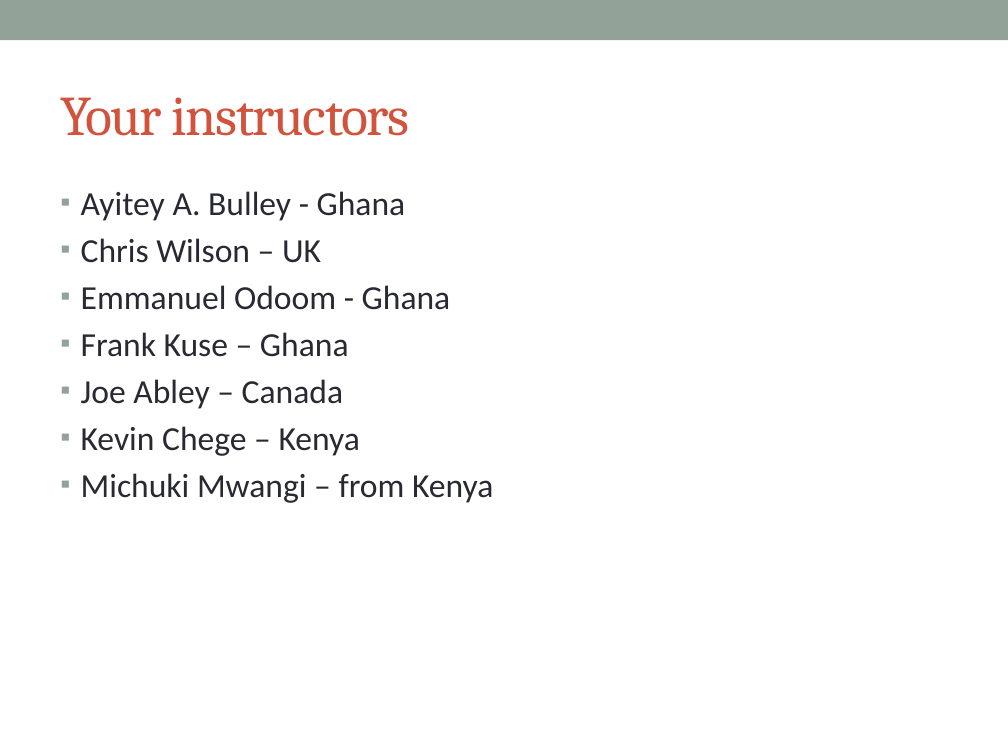
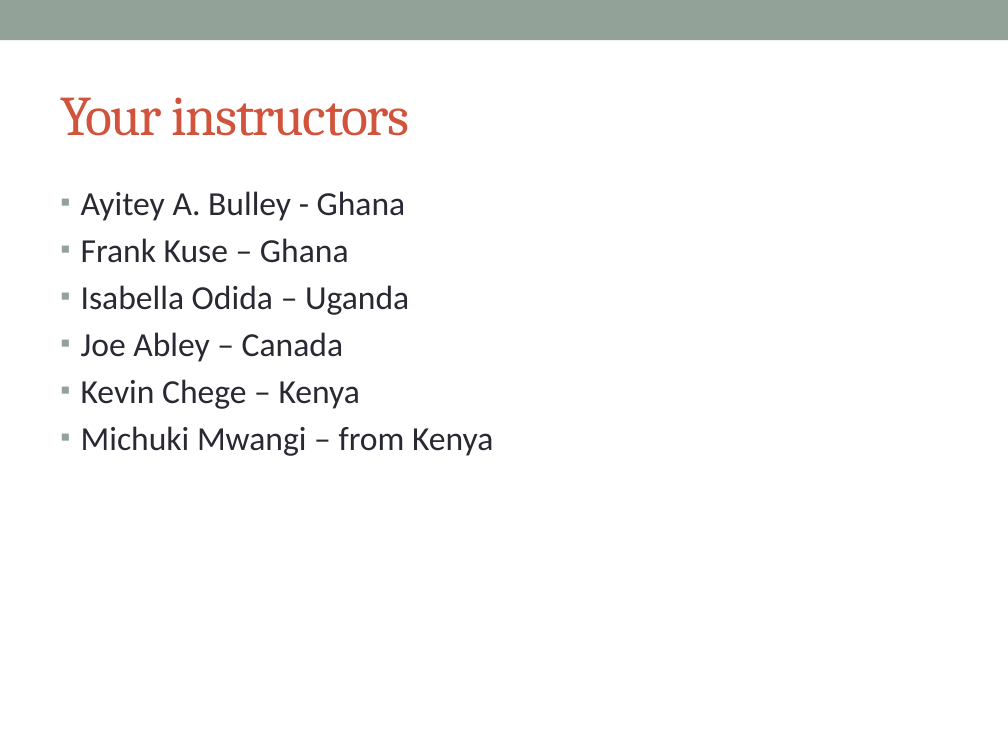
Before and after one commit to afnog/afnog.github.io, a slide deck: slide 3 of sse/intro/IntroPresentation.pptx. Drawn at 1008x756 pixels with LibreOffice and Linux fonts; fonts in the diff are those of the drawing. Boxes give left, top, right and bottom in pixels: in the first picture for what was removed or moved away, otherwise in the second. Text is boxed around its words. In the diff, an @@ line names an element or a change of style, - is before the commit and + after.

```diff
--- a/sse/intro/IntroPresentation.pptx
+++ b/sse/intro/IntroPresentation.pptx
@@ text at <box>81,238,451,310</box>: paragraphs removed @@
-▪ Chris Wilson – UK
-▪ Emmanuel Odoom - Ghana
@@ text at <box>81,285,409,315</box>: paragraph added @@
+▪ Isabella Odida – Uganda
```
Also in this commit, not shown: 12 other slides changed, 4 other files.
